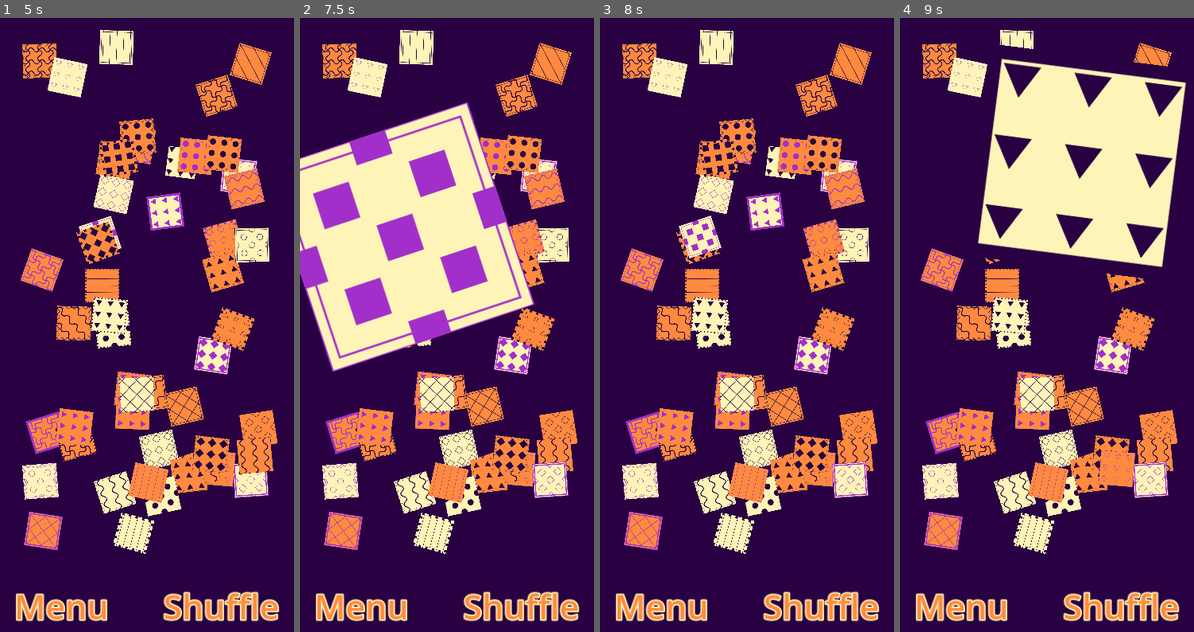
Above: before the commit, frames 1-4 (left to right).
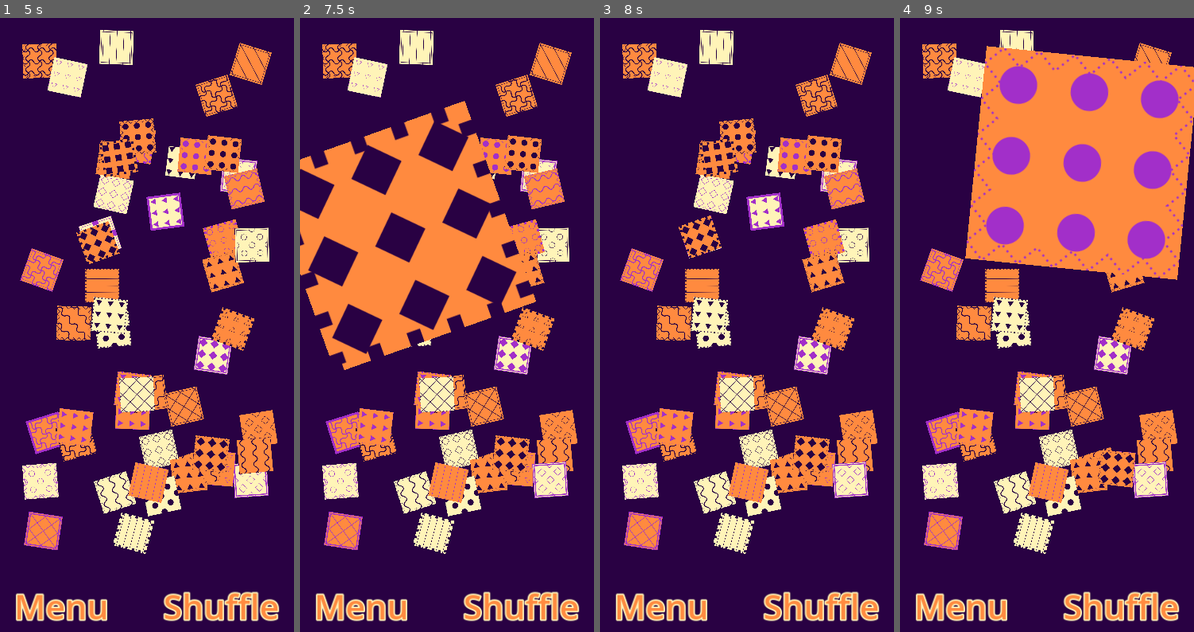
Above: after the commit, the same moments.

Repository: magopian/rummager
Game: Godot game, scene res://start_menu.tscn
Two runs of this game, one before a commit and one after it. Both use one fixed random seed, a clock stepped at 60 frames per second and the inputs below.
Inputs (mouse positions are in pixels of both pictures, inside the frame that each line leads up to):
- Up to frame 1 (5 s): click "START" at 0.5 s; click "Shuffle" at 1.25 s; click "Shuffle" at 2 s; click "Shuffle" at 2.75 s; click "Menu" at 3.5 s; click "START" at 4.25 s
- Up to frame 2 (7.5 s): tap Enter at 5, 6.5 s; move the mouse to (523, 239) at 5.02 s; click (523, 239) at 5.17 s; tap Space at 5.75, 7.25 s; move the mouse to (523, 269) at 5.77 s; click (523, 269) at 5.92 s; move the mouse to (549, 478) at 6.52 s; click (549, 478) at 6.67 s; move the mouse to (399, 239) at 7.27 s; click (399, 239) at 7.42 s
- Up to frame 3 (8 s): no input
- Up to frame 4 (9 s): tap Enter at 8 s; move the mouse to (1117, 466) at 8.02 s; click (1117, 466) at 8.17 s; tap Space at 8.75 s; move the mouse to (1082, 165) at 8.77 s; click (1082, 165) at 8.92 s

Frame 1 is identical in both runs. In frame 2, 24% of the frame differs, in the area x 0-81%, y 13-58%; in frame 3, 0.7%; in frame 4, 26%, in the area x 22-100%, y 4-77%.

Commit message:
Animate the picked card

Diff:
--- a/card.gd
+++ b/card.gd
@@ -16,11 +16,13 @@
 
 
 var held = false
+var tween: Tween
 
 
 func _ready() -> void:
 	input_event.connect(_on_input_event)
 	visible_on_screen_notifier_2d.screen_exited.connect(_on_exit_screen)
+	get_viewport().physics_object_picking_sort = true
 	init_from_data()
 
 
@@ -36,6 +38,7 @@
 	if event is InputEventMouseButton and event.button_index == MOUSE_BUTTON_LEFT:
 		if event.pressed:
 			clicked.emit(self)
+			get_viewport().set_input_as_handled()
 
 
 func _on_exit_screen() -> void:
@@ -53,7 +56,20 @@
 		return
 	freeze = true
 	held = true
+	show_big()
+
+
+func show_big() -> void:
+	var original_rotation: float = rotation_degrees
 	update_scale(Vector2(1, 1))
+	tween = get_tree().create_tween().bind_node(self).set_ease(Tween.EASE_IN_OUT).set_trans(Tween.TRANS_CUBIC).set_loops()
+	tween.tween_property(self, "rotation_degrees", rotation_degrees + 5, 1)
+	tween.tween_property(self, "rotation_degrees", rotation_degrees - 5, 1)
+
+
+func show_small() -> void:
+	update_scale(small_scale)
+	tween.stop()
 
 
 func drop(impulse=Vector2.ZERO) -> void:
@@ -61,7 +77,7 @@
 		freeze = false
 		apply_central_impulse(impulse)
 		held = false
-		update_scale(small_scale)
+		show_small()
 
 
 func update_scale(new_scale: Vector2) -> void:
